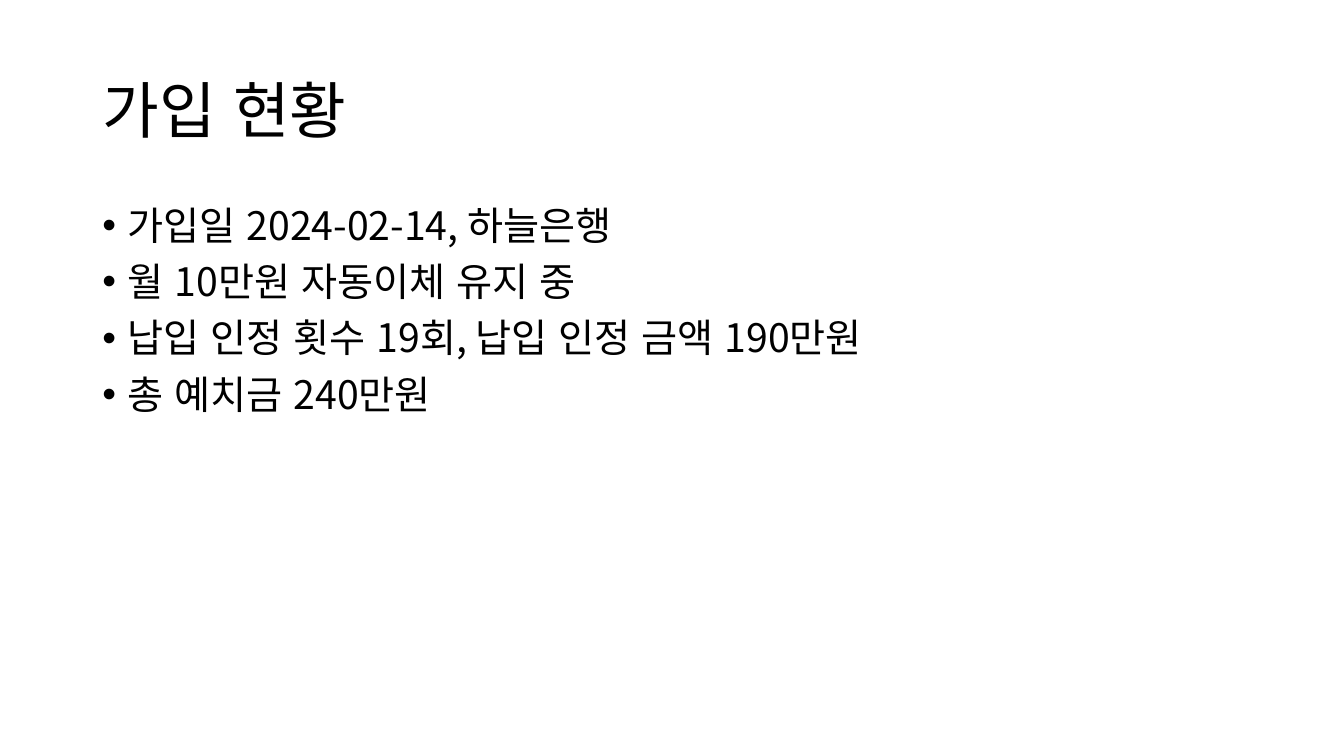
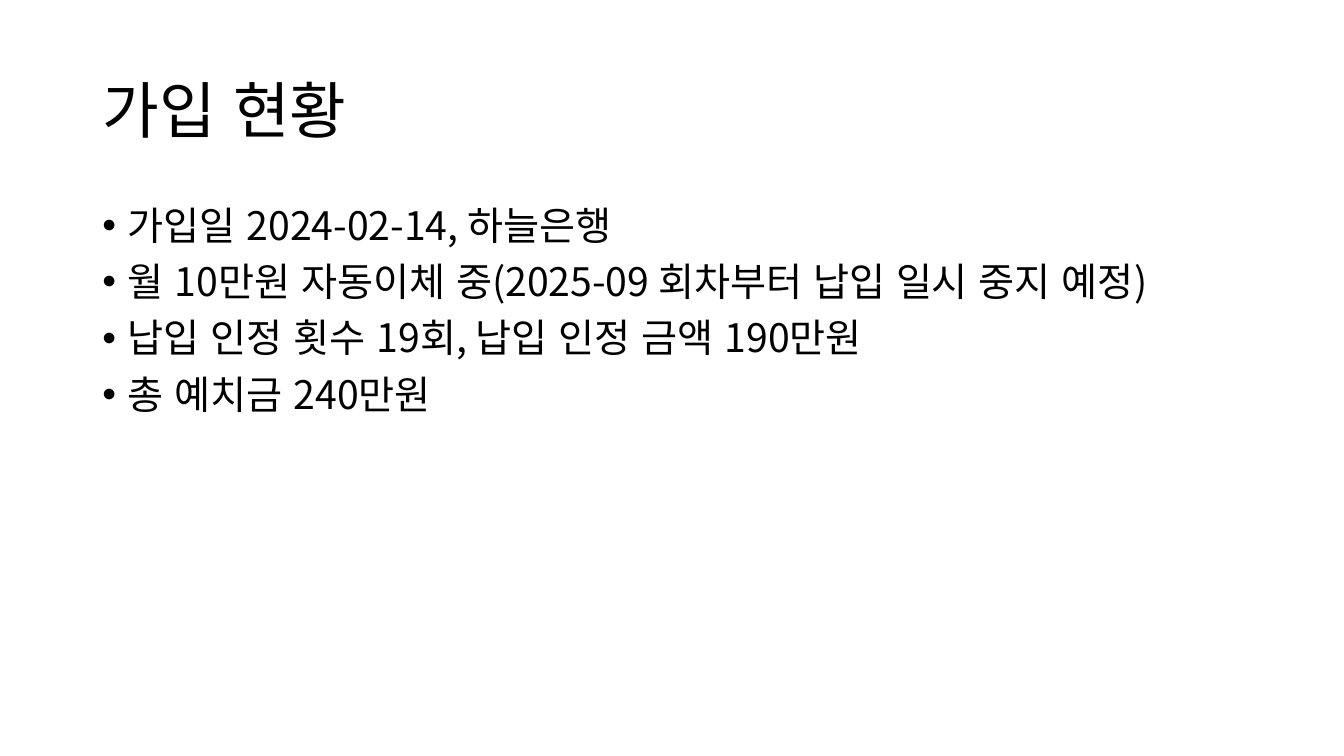
Before and after one commit to jaewonize/AI-Dictionary, a slide deck: slide 3 of Mobile Storage/Download/주택청약_안내.pptx. Drawn at 1344x756 pixels with LibreOffice and Linux fonts; fonts in the diff are those of the drawing. Boxes give left, top, right and bottom in pixels: in the first picture for what was removed or moved away, otherwise in the second. Text is boxed around its words. In the diff, an @@ line names an element or a change of style, - is before the commit and + after.

```diff
--- a/Mobile Storage/Download/주택청약_안내.pptx
+++ b/Mobile Storage/Download/주택청약_안내.pptx
@@ text at box(128, 263, 1147, 304): text changed @@
-• 월 10만원 자동이체 유지 중
+• 월 10만원 자동이체 중(2025-09 회차부터 납입 일시 중지 예정)
```
Also in this commit, not shown: 1 other slide changed, 13 other files.
